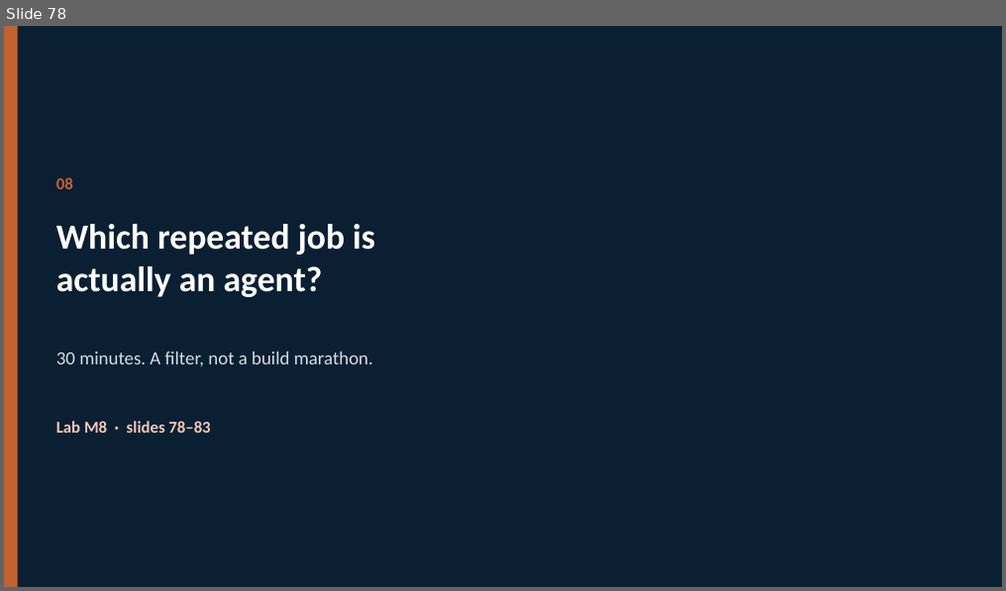
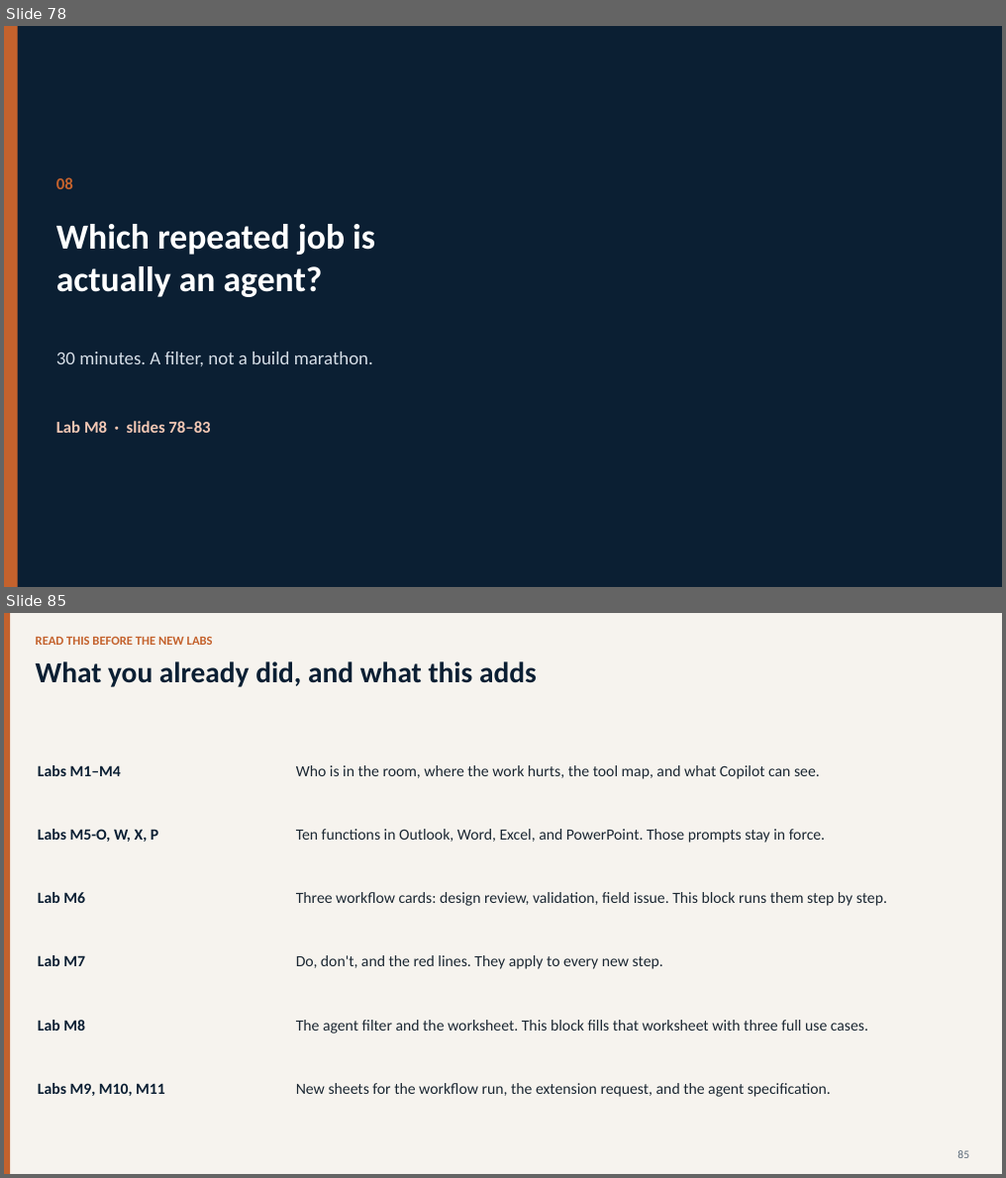
Before and after one commit to vikash-verma-profile/copiolot-bajaj-Tech, a slide deck: content/Copilot.pptx. Shown one above the other, each under a label of ours: slide 78 before the commit, slides 78 and 85 after it; the slides between them are not shown. The pictures are 1006x591 and 1006x1178 pixels, drawn with LibreOffice and Linux fonts; fonts in the diff are those of the drawing. Boxes give left, top, right and bottom in pixels: in the first picture for what was removed or moved away, otherwise in the second. Text is boxed around its words. In the diff, an @@ line names an element or a change of style, - is before the commit and + after.

```diff
--- a/content/Copilot.pptx
+++ b/content/Copilot.pptx
@@ slide 85 added at bbox=[4, 613, 1002, 1174], background #F6F3EE @@
@@ rectangle added at bbox=[4, 613, 10, 1174], fill #C4622D @@
@@ text added at bbox=[36, 636, 213, 645], 12 pt, text #C4622D, bold @@
+READ THIS BEFORE THE NEW LABS
@@ text added at bbox=[36, 662, 537, 687], 28 pt, text #0B1F33, bold @@
+What you already did, and what this adds
@@ text added at bbox=[38, 765, 121, 776], 15 pt, text #0B1F33, bold @@
+Labs M1–M4
@@ text added at bbox=[296, 765, 820, 779], 15 pt, text #1C2833 @@
+Who is in the room, where the work hurts, the tool map, and what Copilot can see.
@@ text added at bbox=[38, 829, 158, 842], 15 pt, text #0B1F33, bold @@
+Labs M5-O, W, X, P
@@ text added at bbox=[296, 829, 825, 843], 15 pt, text #1C2833 @@
+Ten functions in Outlook, Word, Excel, and PowerPoint. Those prompts stay in force.
@@ text added at bbox=[38, 892, 85, 903], 15 pt, text #0B1F33, bold @@
+Lab M6
@@ text added at bbox=[296, 892, 887, 906], 15 pt, text #1C2833 @@
+Three workflow cards: design review, validation, field issue. This block runs them step by step.
@@ text added at bbox=[38, 956, 85, 966], 15 pt, text #0B1F33, bold @@
+Lab M7
@@ text added at bbox=[296, 956, 663, 969], 15 pt, text #1C2833 @@
+Do, don't, and the red lines. They apply to every new step.
@@ text added at bbox=[38, 1020, 85, 1031], 15 pt, text #0B1F33, bold @@
+Lab M8
@@ text added at bbox=[296, 1020, 868, 1034], 15 pt, text #1C2833 @@
+The agent filter and the worksheet. This block fills that worksheet with three full use cases.
@@ text added at bbox=[38, 1083, 165, 1096], 15 pt, text #0B1F33, bold @@
+Labs M9, M10, M11
@@ text added at bbox=[296, 1083, 831, 1097], 15 pt, text #1C2833 @@
+New sheets for the workflow run, the extension request, and the agent specification.
@@ text added at bbox=[957, 1151, 969, 1158], 11 pt, text #5C6B7A @@
+85
```
Also in this commit, not shown: 68 slides changed, 31 other slides added, 8 other files.
